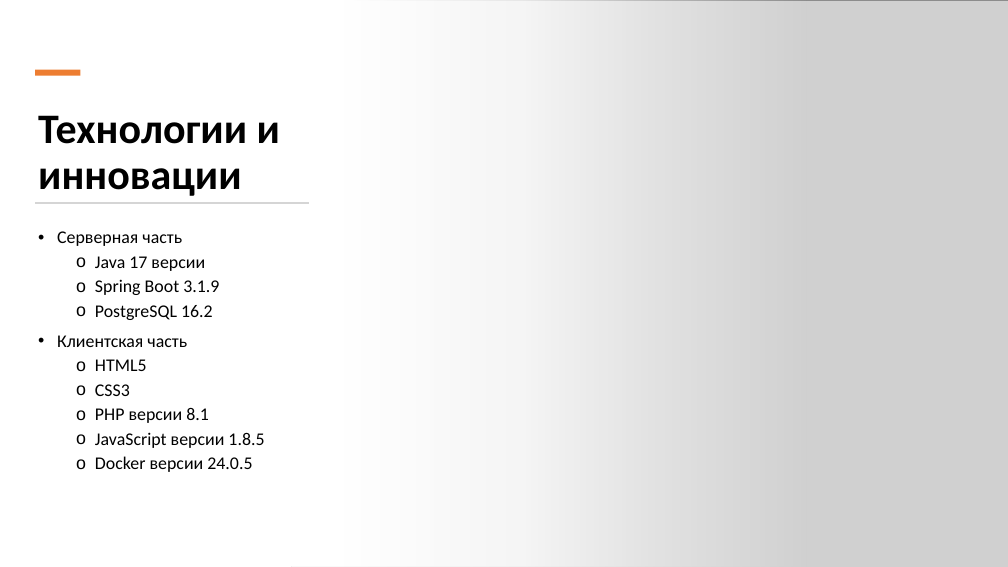
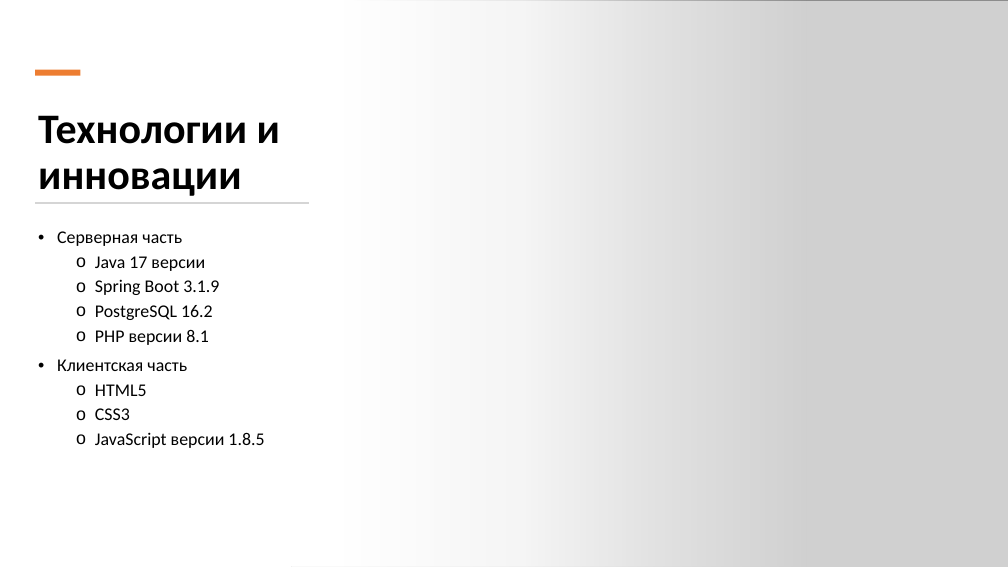
Before and after one commit to vYw7w7q7v/project7-2, a slide deck: slide 5 of Документация/Презентация проекта.pptx. Drawn at 1008x567 pixels with LibreOffice and Linux fonts; fonts in the diff are those of the drawing; grey boxes stand for pictures. Boxes give left, top, right and bottom in pixels: in the first picture for what was removed or moved away, otherwise in the second. Text is boxed around its words. In the diff, an @@ line names an element or a change of style, - is before the commit and + after.

```diff
--- a/Документация/Презентация проекта.pptx
+++ b/Документация/Презентация проекта.pptx
@@ text at (95, 330, 209, 345): paragraph added @@
+  o PHP версии 8.1
@@ text at (95, 408, 209, 423): paragraph removed @@
-  o PHP версии 8.1
@@ text at (95, 456, 252, 472): paragraph removed @@
-  o Docker версии 24.0.5
```
Also in this commit, not shown: 5 other slides changed, 3 slides added, 1 slide removed, 5 other files.
